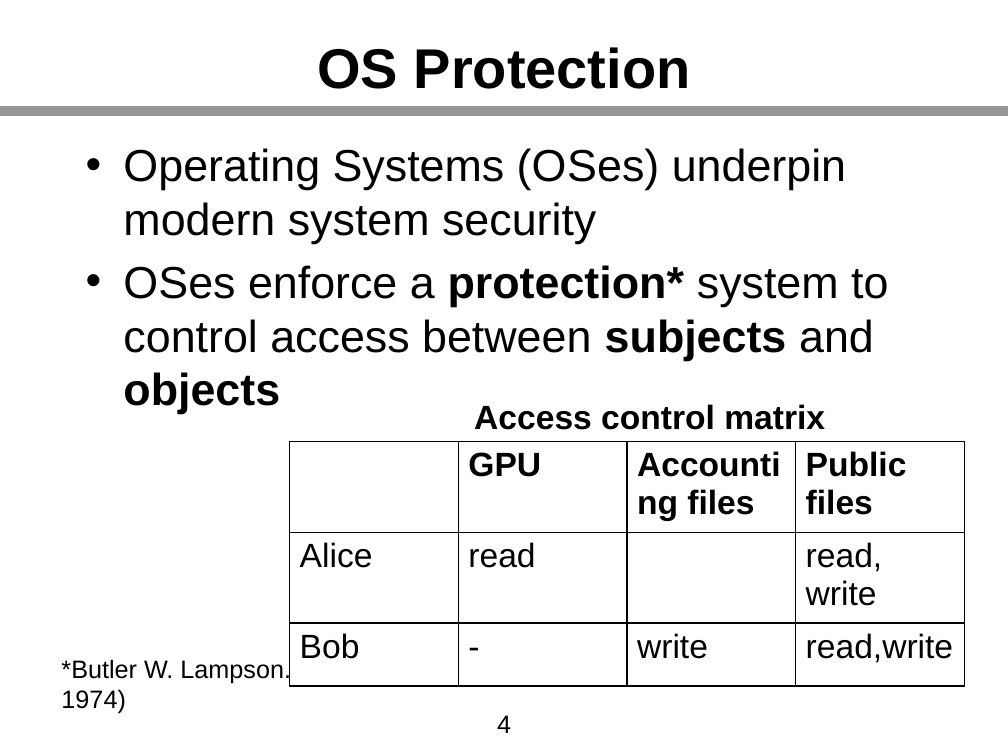
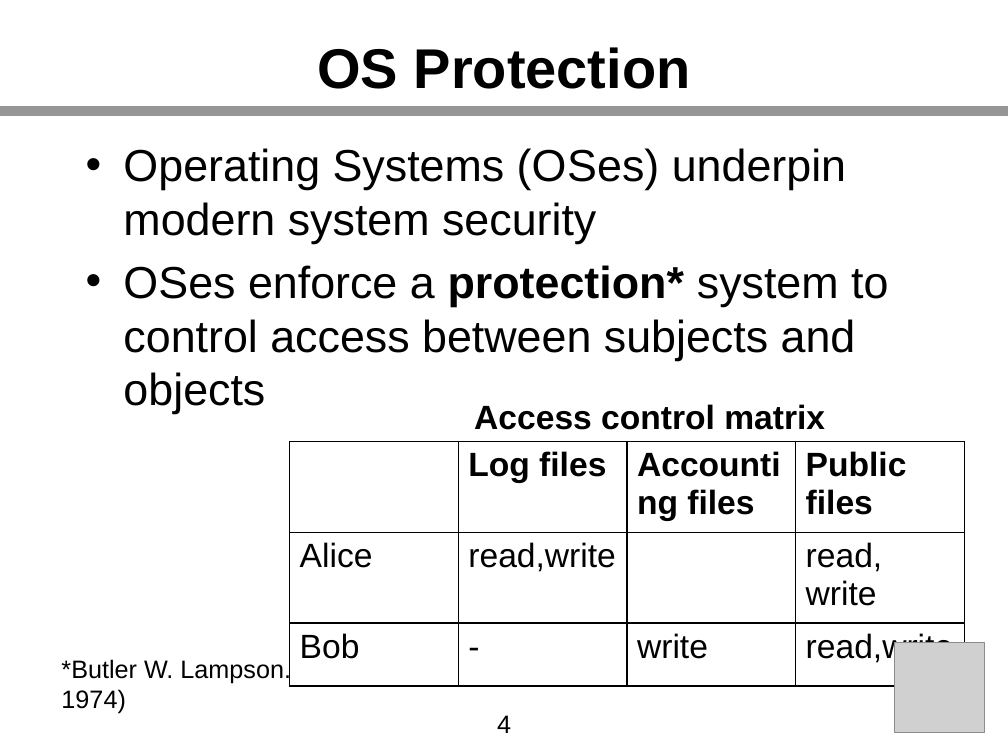
Before and after one commit to kha-dinh/kha-dinh.github.io, a slide deck: slide 4 of assets/pdf/thesis_slides.pptx. Drawn at 1008x756 pixels with LibreOffice and Linux fonts; fonts in the diff are those of the drawing; grey boxes stand for pictures. Boxes give left, top, right and bottom in pixels: in the first picture for what was removed or moved away, otherwise in the second. Text is boxed around its words. In the diff, an @@ line names an element or a change of style, - is before the commit and + after.

```diff
--- a/assets/pdf/thesis_slides.pptx
+++ b/assets/pdf/thesis_slides.pptx
@@ text at (123, 265, 888, 414): bold off in "subjects objects" @@
@@ table at (289, 442, 963, 669) @@
-row 1, column 2: GPU
+row 1, column 2: Log files
-row 2, column 2: read
+row 2, column 2: read,write
@@ picture added at (895, 643, 985, 733) @@
```
Also in this commit, not shown: 19 other slides changed, 66 slides added, 18 slides removed, 1 other file.
